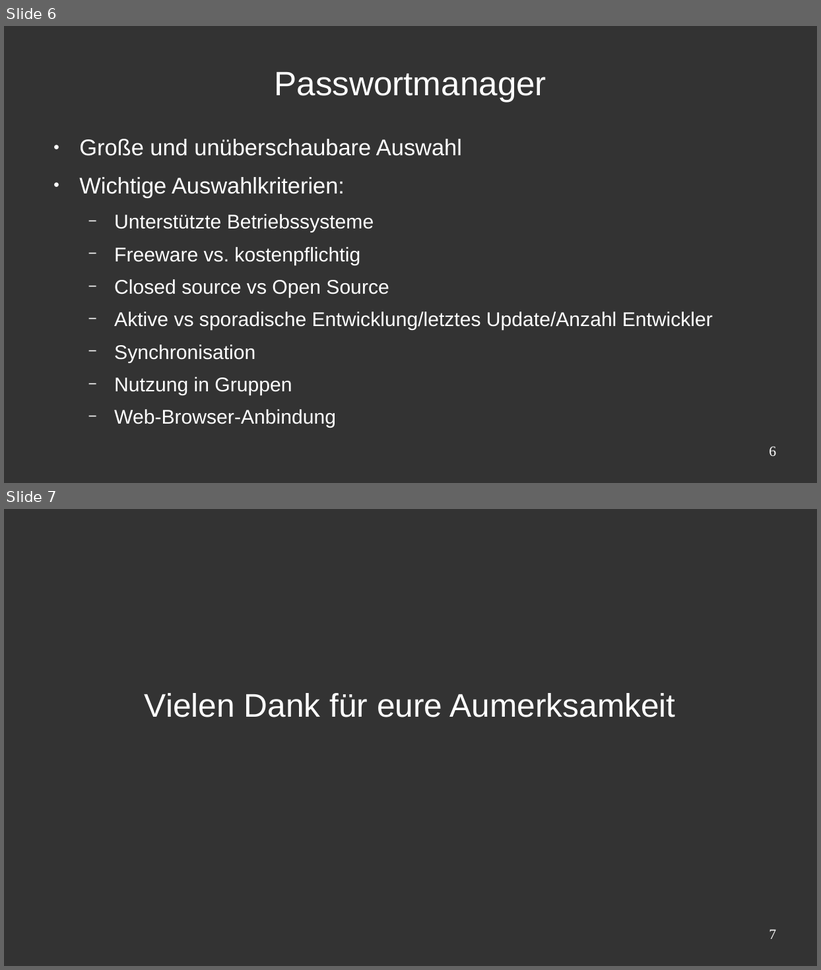
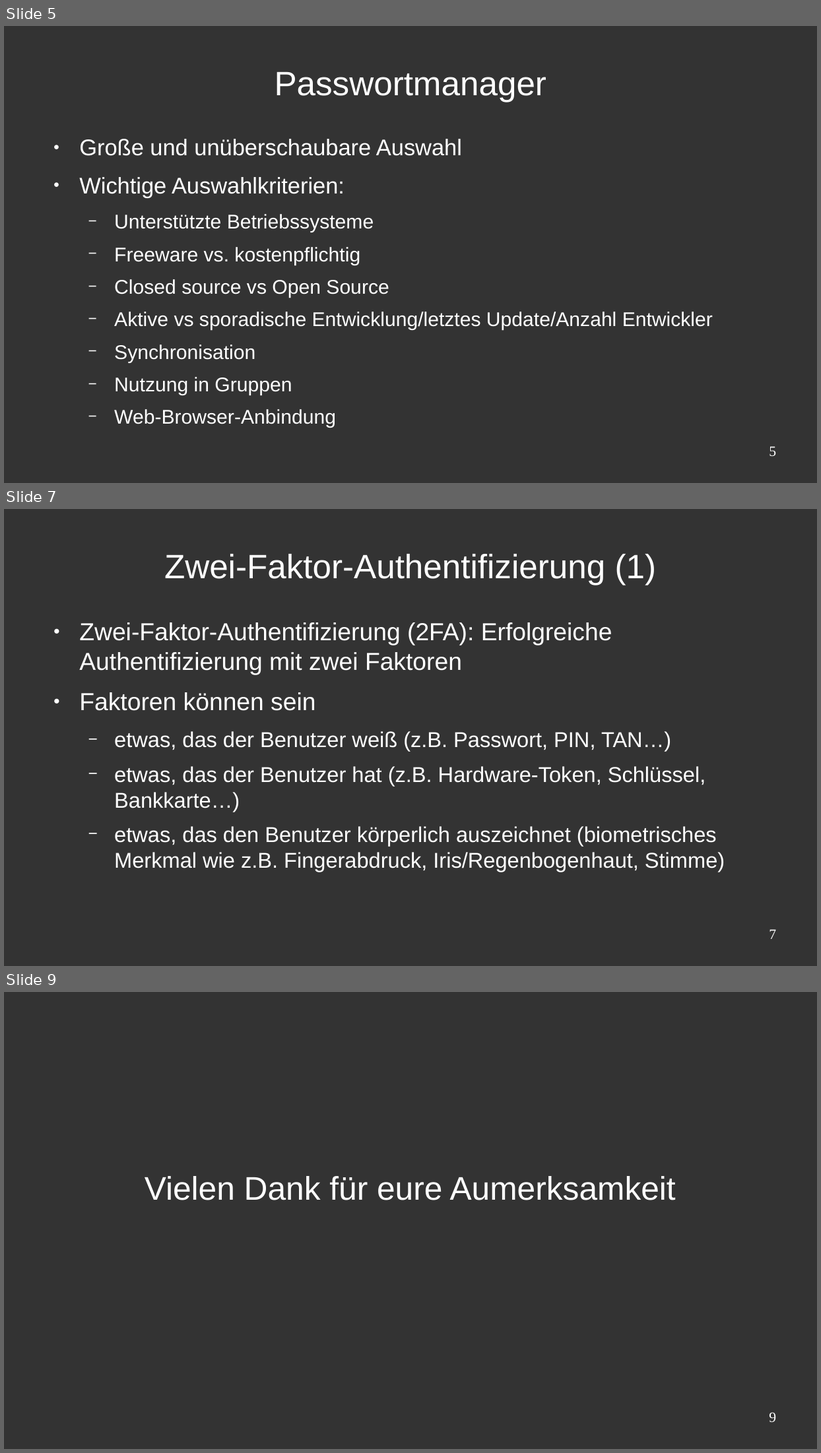
Before and after one commit to CTreffOS/Vortraege, a slide deck: Netsurvival - Ein moderner Ueberlebensguide/vortrag_teil_pvoigt.odp. Shown one above the other, each under a label of ours: slides 6 and 7 before the commit, slides 5, 7 and 9 after it; the slides between them are not shown. The pictures are 821x970 and 821x1453 pixels, drawn with LibreOffice and Linux fonts; fonts in the diff are those of the drawing; background and template pictures are left out. Boxes give left, top, right and bottom in pixels: in the first picture for what was removed or moved away, otherwise in the second. Text is boxed around its words. In the diff, an @@ line names an element or a change of style, - is before the commit and + after.

```diff
--- a/Netsurvival - Ein moderner Ueberlebensguide/vortrag_teil_pvoigt.odp
+++ b/Netsurvival - Ein moderner Ueberlebensguide/vortrag_teil_pvoigt.odp
@@ slide 7 added at (4,509,817,966), background #333333 @@
@@ title added at (164,554,657,586), 33 pt, text #FFFFFF @@
+Zwei-Faktor-Authentifizierung (1)
@@ text added at (79,623,725,872), 21 pt, text #FFFFFF @@
+● Zwei-Faktor-Authentifizierung (2FA): Erfolgreiche Authentifizierung mit zwei Faktoren
+● Faktoren können sein
+  − etwas, das der Benutzer weiß (z.B. Passwort, PIN, TAN…)
+  − etwas, das der Benutzer hat (z.B. Hardware-Token, Schlüssel, Bankkarte…)
+  − etwas, das den Benutzer körperlich auszeichnet (biometrisches Merkmal wie z.B. Fingerabdruck, Iris/Regenbogenhaut, Stimme)
@@ page number added at (769,929,776,939), 14 pt, text #FFFFFF @@
+7
@@ what was slide 6 is now slide 5 @@
@@ page number at (769,446,776,456): text changed @@
-6
+5
@@ what was slide 7 is now slide 9 @@
@@ page number at (769,1412,776,1422): text changed @@
-7
+9
```
Also in this commit, not shown: 3 slides changed, 2 other slides added, 1 slide removed, 1 other file.
